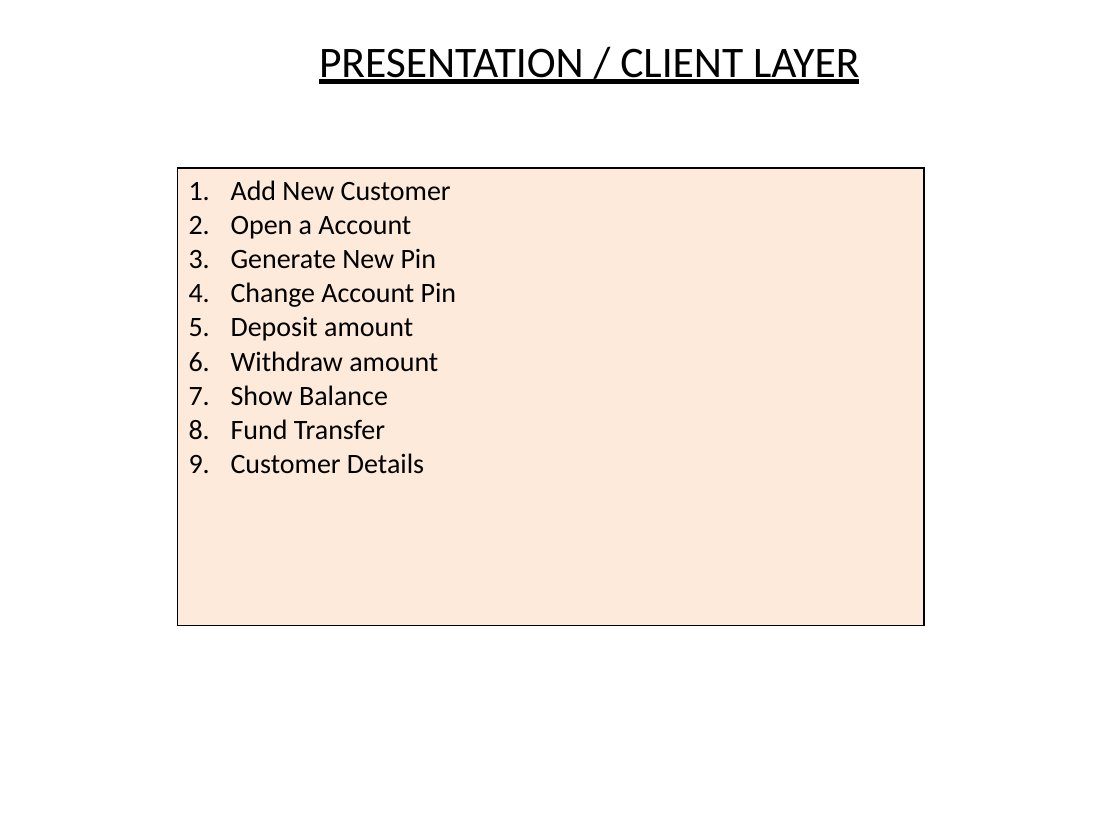
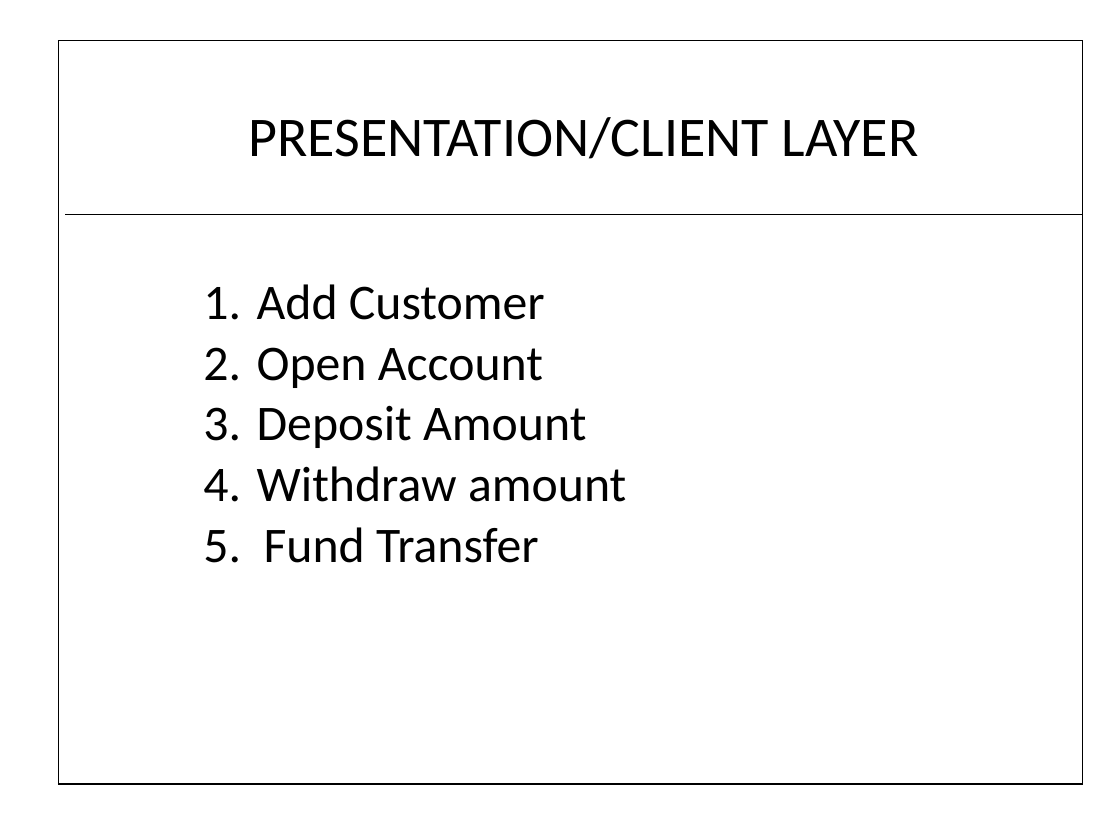
Before and after one commit to Manisha-shivagari/ppt, a slide deck: slide 3 of SHYAM_BANKING_PPT.pptx (slide 7 before the commit). Drawn at 1120x840 pixels with LibreOffice and Linux fonts; fonts in the diff are those of the drawing. Boxes give left, top, right and bottom in pixels: in the first picture for what was removed or moved away, otherwise in the second. Text is boxed around its words. In the diff, an @@ line names an element or a change of style, - is before the commit and + after.

```diff
--- a/SHYAM_BANKING_PPT.pptx
+++ b/SHYAM_BANKING_PPT.pptx
@@ table added at (58,40,1082,784), 1 rows, 1 columns @@
+
@@ text at (249,117,919,159): text changed; size 28 to 36 pt @@
-PRESENTATION / CLIENT LAYER
+PRESENTATION/CLIENT LAYER
@@ table at (193,205,940,670) @@
-row 1, column 1: Add New Customer / Open a Account / Generate New Pin / Change Account Pin / Deposit amount / Withdraw amount / Show Balance / Fund Transfer / Customer Details
+row 1, column 1: Add Customer / Open Account / Deposit Amount / Withdraw amount / 5. Fund Transfer
@@ fill #FDEADA to none in row 1, column 1 @@
@@ borders changed @@
@@ table: place and size @@
-table at (177,168,924,625)
+table at (193,205,940,670)
@@ line added from (65, 215) to (1083, 215), #000000 0.75 pt @@
```
Also in this commit, not shown: 4 other slides changed, 4 slides added, 3 slides removed.
